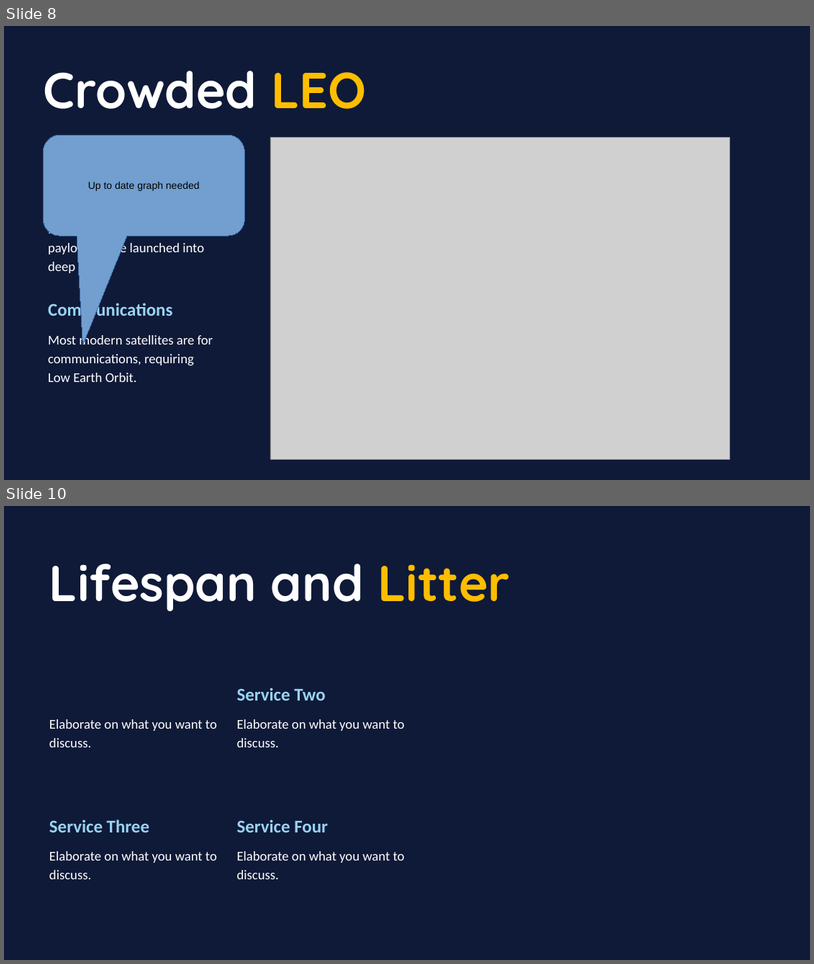
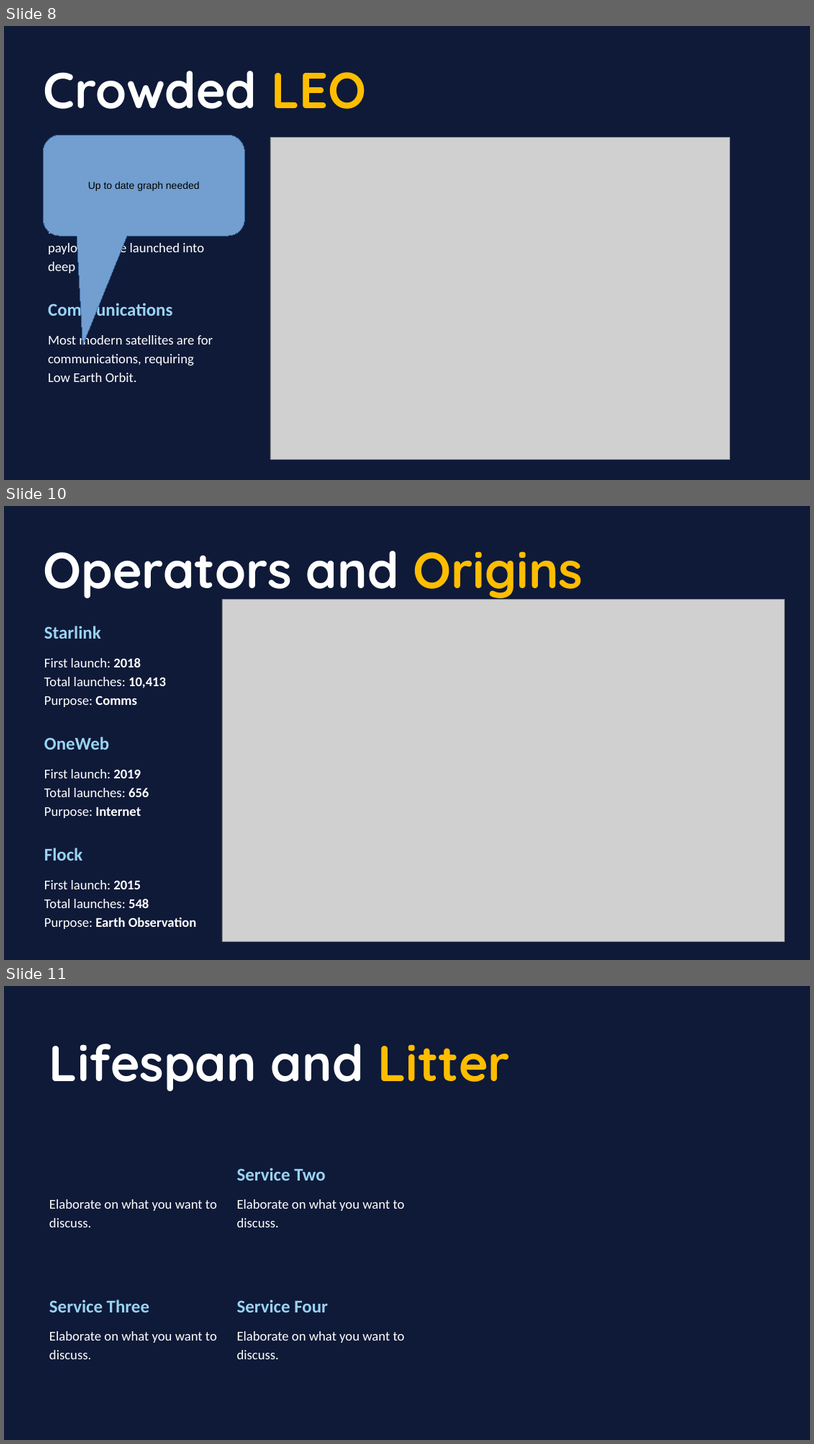
Before and after one commit to daemonchild/cardiffmet-dat5001-visualisation-of-data, a slide deck: assessment/presentation/DAT5001-TomRowan-ST20285213-From_Launch_to_Litter_Orbital_Overload.pptx. Shown one above the other, each under a label of ours: slides 8 and 10 before the commit, slides 8, 10 and 11 after it; the slides between them are not shown. The pictures are 814x964 and 814x1444 pixels, drawn with LibreOffice and Linux fonts; fonts in the diff are those of the drawing; grey boxes stand for pictures. Boxes give left, top, right and bottom in pixels: in the first picture for what was removed or moved away, otherwise in the second. Text is boxed around its words. In the diff, an @@ line names an element or a change of style, - is before the commit and + after.

```diff
--- a/assessment/presentation/DAT5001-TomRowan-ST20285213-From_Launch_to_Litter_Orbital_Overload.pptx
+++ b/assessment/presentation/DAT5001-TomRowan-ST20285213-From_Launch_to_Litter_Orbital_Overload.pptx
@@ slide 10 added at (4,506,810,960), background #0F1A38 @@
@@ text added at (43,551,583,602), 90 pt, text #FFFFFF, bold @@
+Operators and Origins
@@ picture added at (222,599,784,941) @@
@@ text added at (44,626,101,638), 32 pt, text #9AD3F3, bold @@
+Starlink
@@ text added at (44,658,166,707), 24 pt, text #FFFFFF @@
+First launch: 2018
+Total launches: 10,413
+Purpose: Comms
@@ text added at (44,736,109,749), 32 pt, text #9AD3F3, bold @@
+OneWeb
@@ text added at (44,769,149,818), 24 pt, text #FFFFFF @@
+First launch: 2019
+Total launches: 656
+Purpose: Internet
@@ text added at (44,847,82,860), 32 pt, text #9AD3F3, bold @@
+Flock
@@ text added at (44,880,197,929), 24 pt, text #FFFFFF @@
+First launch: 2015
+Total launches: 548
+Purpose: Earth Observation
@@ what was slide 10 is now slide 11 @@
```
Also in this commit, not shown: 1 slide changed, 3 other files.
